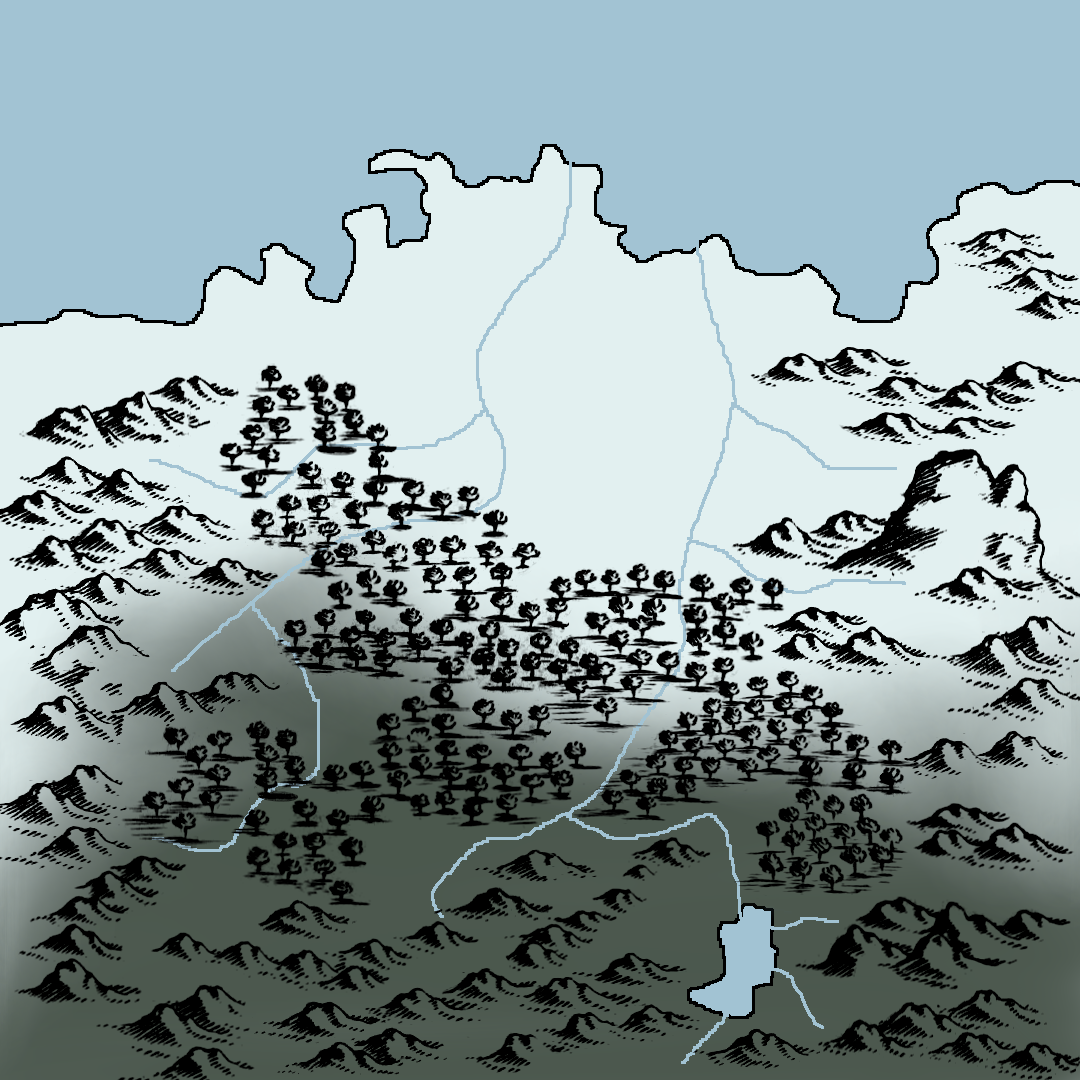
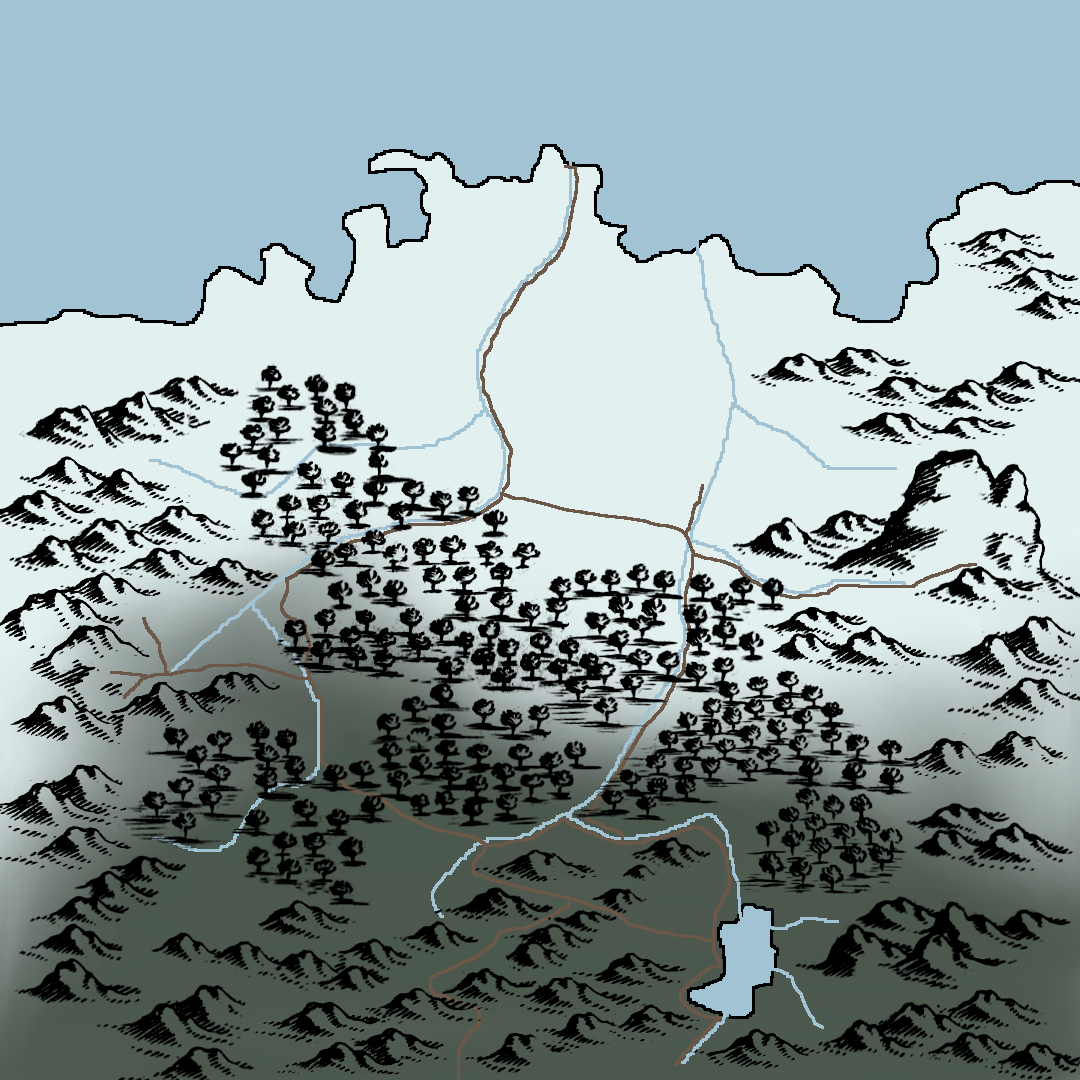
Layer changes from the first 1080 x 1080 image to the second:
added layer "Roads" above "Rivers" over [110, 165, 977, 1080]
